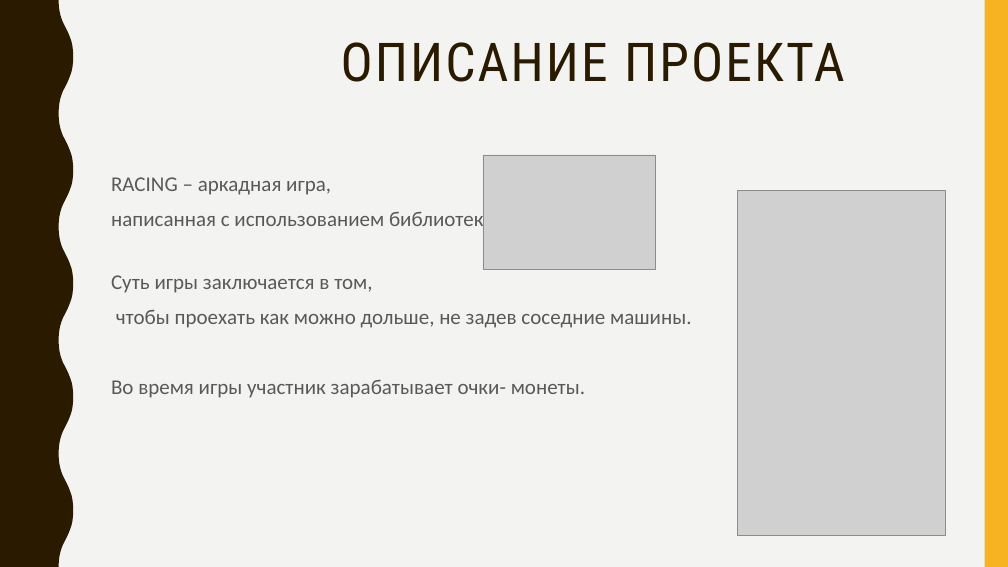
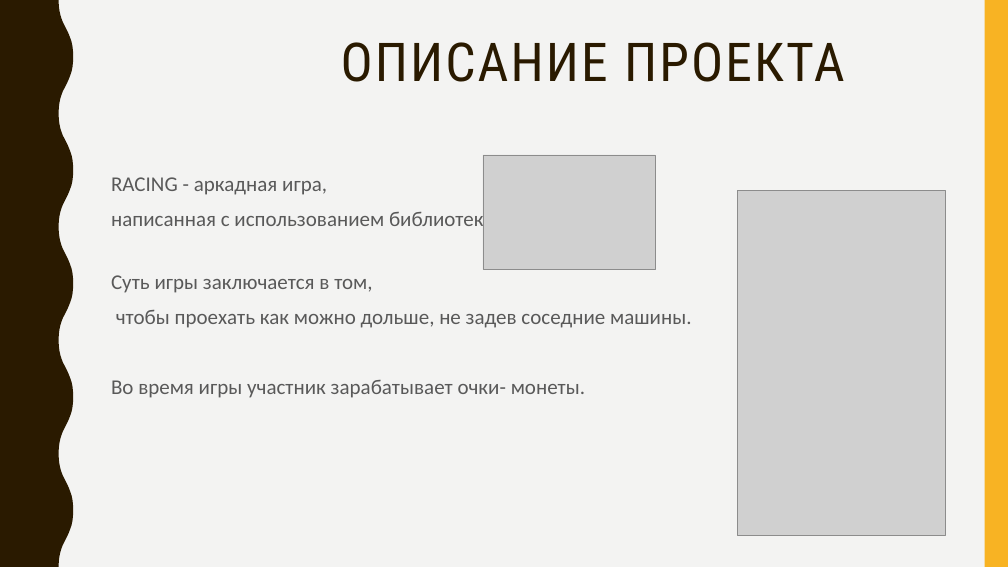
Before and after one commit to germanivanov0719/Racing, a slide deck: slide 2 of Docs/Racing.pptx. Drawn at 1008x567 pixels with LibreOffice and Linux fonts; fonts in the diff are those of the drawing; grey boxes stand for pictures. Boxes give left, top, right and bottom in pixels: in the first picture for what was removed or moved away, otherwise in the second. Text is boxed around its words. In the diff, an @@ line names an element or a change of style, - is before the commit and + after.

```diff
--- a/Docs/Racing.pptx
+++ b/Docs/Racing.pptx
@@ text at [111,177,327,195]: text changed @@
-RACING – аркадная игра,
+RACING - аркадная игра,
```
